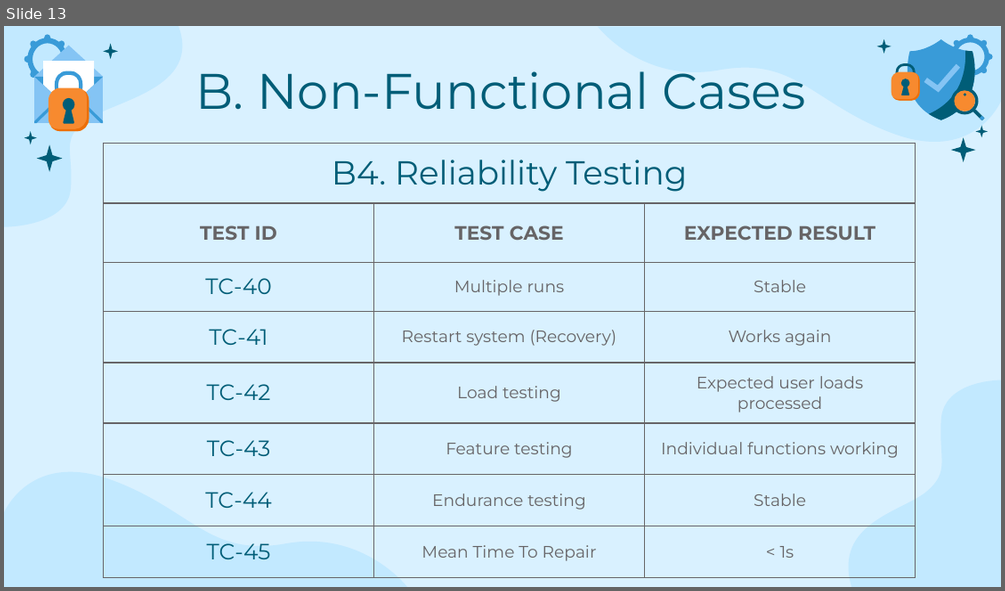
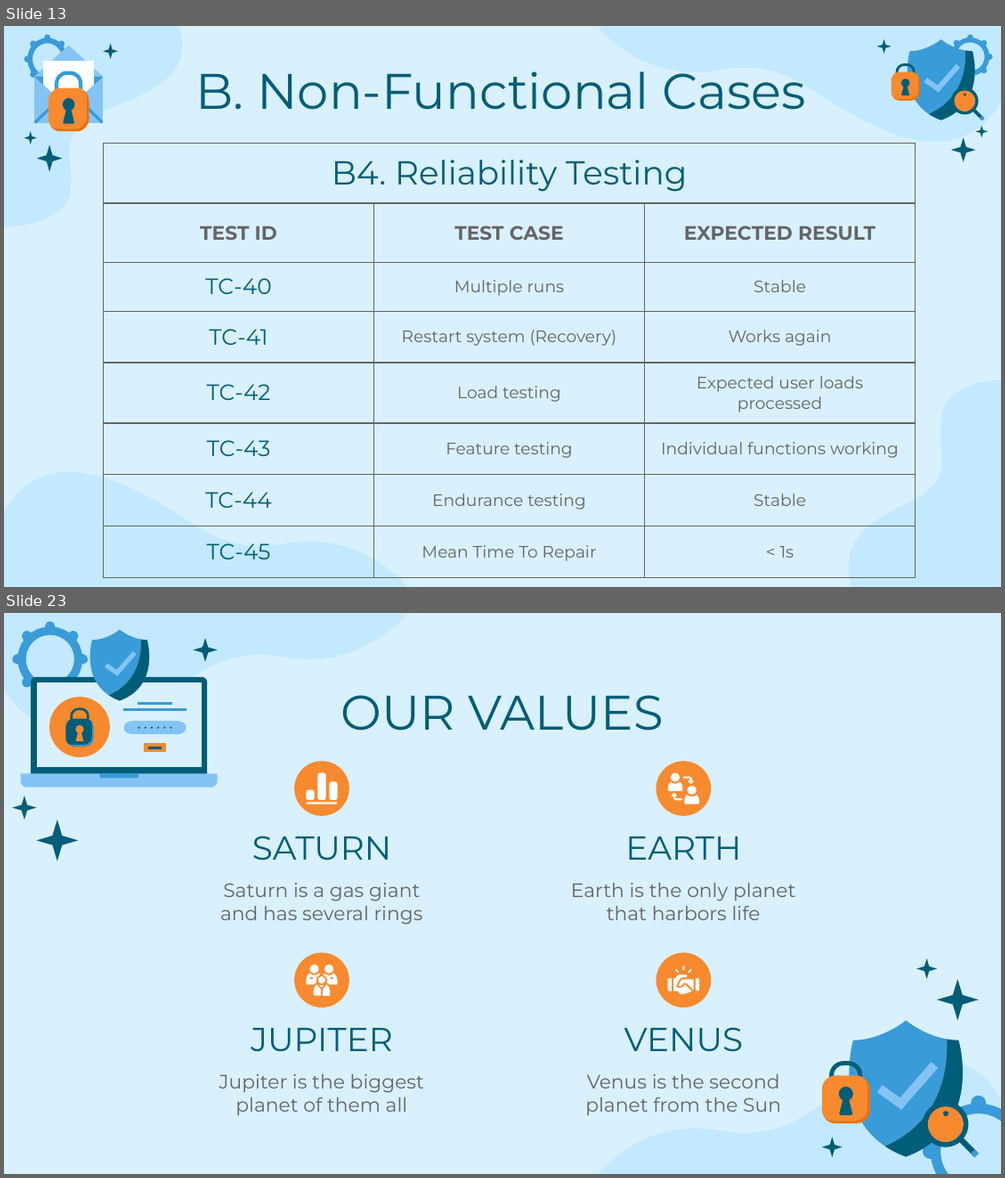
Before and after one commit to MiraPhilip12/Graduation_Project_ESLSCA, a slide deck: Milestone 5/Testing and Evaluation.pptx. Shown one above the other, each under a label of ours: slide 13 before the commit, slides 13 and 23 after it; the slides between them are not shown. The pictures are 1005x591 and 1005x1178 pixels, drawn with LibreOffice and Linux fonts; fonts in the diff are those of the drawing. Boxes give left, top, right and bottom in pixels: in the first picture for what was removed or moved away, otherwise in the second. Text is boxed around its words. In the diff, an @@ line names an element or a change of style, - is before the commit and + after.

```diff
--- a/Milestone 5/Testing and Evaluation.pptx
+++ b/Milestone 5/Testing and Evaluation.pptx
@@ slide 23 added at [4, 613, 1001, 1174], background #D9F1FF @@
@@ freeform shape added at [4, 614, 406, 729], fill #C2E9FF @@
@@ group added at [12, 621, 218, 861]: 27 freeform shapes @@
@@ title added at [341, 695, 663, 730], 35 pt, text #005D77 @@
+OUR VALUES
@@ ellipse added at [294, 761, 349, 815], fill #F78A2F @@
@@ ellipse added at [655, 761, 711, 815], fill #F78A2F @@
@@ group added at [306, 772, 337, 804]: 4 freeform shapes @@
@@ group added at [668, 772, 699, 804]: 6 freeform shapes @@
@@ title added at [252, 835, 391, 860], 24 pt, text #005D77 @@
+SATURN
@@ title added at [625, 836, 741, 860], 24 pt, text #005D77 @@
+EARTH
@@ subtitle added at [220, 883, 423, 925], 14 pt, text #666466 @@
+Saturn is a gas giant and has several rings
@@ subtitle added at [571, 883, 795, 920], 14 pt, text #666466 @@
+Earth is the only planet that harbors life
@@ ellipse added at [294, 953, 349, 1008], fill #F78A2F @@
@@ ellipse added at [655, 953, 711, 1008], fill #F78A2F @@
@@ group added at [306, 964, 338, 996]: 8 freeform shapes @@
@@ group added at [668, 965, 700, 995]: 7 freeform shapes @@
@@ title added at [251, 1028, 392, 1052], 24 pt, text #005D77 @@
+JUPITER
@@ title added at [624, 1027, 743, 1052], 24 pt, text #005D77 @@
+VENUS
@@ freeform shape added at [599, 1059, 1001, 1173], fill #C2E9FF @@
@@ subtitle added at [219, 1074, 424, 1115], 14 pt, text #666466 @@
+Jupiter is the biggest planet of them all
@@ subtitle added at [585, 1074, 781, 1115], 14 pt, text #666466 @@
+Venus is the second planet from the Sun
@@ group added at [821, 958, 1001, 1174]: 16 freeform shapes @@
```
Also in this commit, not shown: 1 slide changed, 20 other slides added, 1 slide removed, 3 other files.
